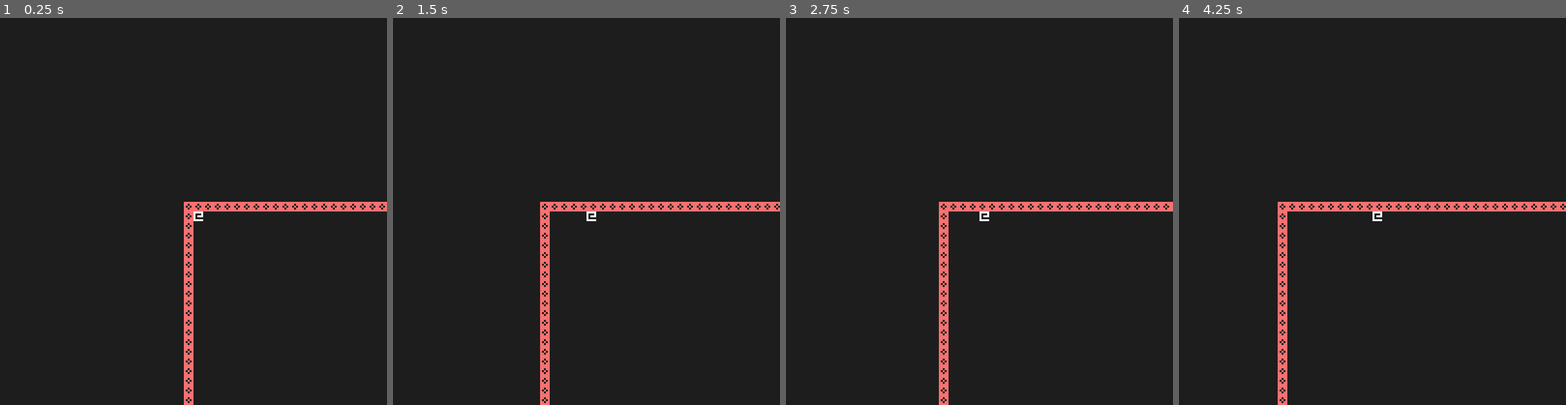
Above: before the commit, frames 1-4 (left to right).
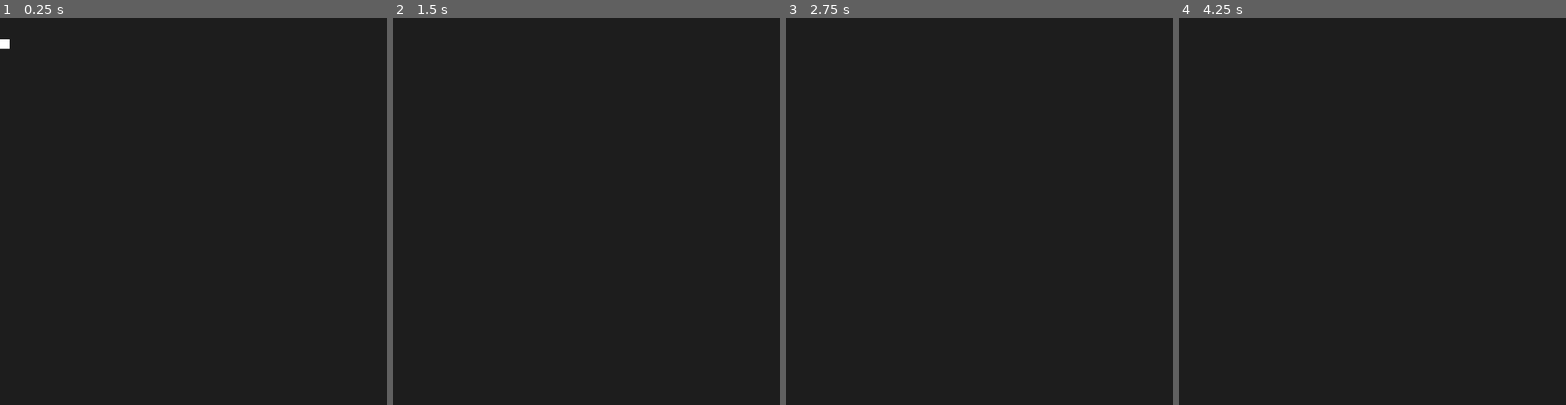
Above: after the commit, the same moments.

Repository: jsrco/croplike
Game: Godot game, scene res://scenes/platform/world.tscn
Two runs of this game, one before a commit and one after it. Both use one fixed random seed, a clock stepped at 60 frames per second and the inputs below. Before the commit the project starts from res://scenes/game/game.tscn.
Inputs:
- Up to frame 1 (0.25 s): no input
- Up to frame 2 (1.5 s): hold Keypad 8 (move_up) 0.53-1.28 s; hold Keypad 6 (move_right) from 0.53 s (still down); tap Keypad 8 (move_up) at 1.35 s
- Up to frame 3 (2.75 s): tap Keypad 8 (move_up) at 1.52, 1.82 s; release Keypad 6 (move_right) at 2.03 s; hold Keypad 4 (move_left) from 2.03 s (still down); hold Keypad 8 (move_up) from 2.03 s (still down)
- Up to frame 4 (4.25 s): release Keypad 4 (move_left) at 2.78 s; release Keypad 8 (move_up) at 2.78 s; hold Keypad 6 (move_right) from 2.78 s (still down); tap Keypad 8 (move_up) at 2.85, 3.02, 3.32 s; hold Keypad 8 (move_up) from 3.53 s (still down)

The runs differ from the first frame. In frame 1, 2.3% of the frame differs, in the area x 0-100%, y 5-100%; in frame 2, 2.4%; in frame 3, 2.4%; in frame 4, 2.7%, in the area x 25-100%, y 47-100%.

Commit message:
project setup

Diff:
--- a/src/scripts/godot/project.godot
+++ b/src/scripts/godot/project.godot
@@ -11,7 +11,7 @@
 [application]
 
 config/name="Orange"
-run/main_scene="res://scenes/game/game.tscn"
+run/main_scene="res://scenes/platform/world.tscn"
 config/features=PackedStringArray("4.2", "GL Compatibility")
 config/icon="res://assets/icon.svg"
 
--- a/src/scripts/godot/scenes/game/game.tscn
+++ /dev/null
@@ -1,22 +0,0 @@
-[gd_scene load_steps=5 format=3 uid="uid://bv472kwryxsm7"]
-
-[ext_resource type="Script" path="res://scenes/game/game.gd" id="1_8rubl"]
-[ext_resource type="Texture2D" uid="uid://c46axn0mmbhbu" path="res://assets/ff5x5-sheet.png" id="2_wnufh"]
-[ext_resource type="Script" path="res://scenes/game/entity.gd" id="3_y0snx"]
-
-[sub_resource type="AtlasTexture" id="AtlasTexture_rtki4"]
-atlas = ExtResource("2_wnufh")
-region = Rect2(273, 219, 15, 15)
-
-[node name="Game" type="Node2D"]
-script = ExtResource("1_8rubl")
-
-[node name="Entities" type="Node2D" parent="."]
-
-[node name="Player" type="Sprite2D" parent="."]
-position = Vector2(15, 15)
-texture = SubResource("AtlasTexture_rtki4")
-centered = false
-script = ExtResource("3_y0snx")
-
-[node name="Camera2D" type="Camera2D" parent="Player"]
--- /dev/null
+++ b/src/scripts/godot/scenes/platform/player.gd
@@ -0,0 +1,26 @@
+extends CharacterBody2D
+
+
+const SPEED = 300.0
+const JUMP_VELOCITY = -400.0
+
+# Get the gravity from the project settings to be synced with RigidBody nodes.
+var gravity = ProjectSettings.get_setting("physics/2d/default_gravity")
+
+
+func _physics_process(delta):
+	# Add the gravity.
+	if not is_on_floor():
+		velocity.y += gravity * delta
+	# Handle jump.
+	if Input.is_action_just_pressed("move_up") and is_on_floor():
+		velocity.y = JUMP_VELOCITY
+	# Get the input direction and handle the movement/deceleration.
+	# As good practice, you should replace UI actions with custom gameplay actions.
+	var direction = Input.get_axis("move_left", "move_right")
+	if direction:
+		velocity.x = direction * SPEED
+	else:
+		velocity.x = move_toward(velocity.x, 0, SPEED)
+
+	move_and_slide()
--- /dev/null
+++ b/src/scripts/godot/scenes/platform/player.tscn
@@ -0,0 +1,22 @@
+[gd_scene load_steps=5 format=3 uid="uid://e7csmakoagk0"]
+
+[ext_resource type="Script" path="res://scenes/platform/player.gd" id="1_7fmw4"]
+[ext_resource type="Texture2D" uid="uid://c46axn0mmbhbu" path="res://assets/ff5x5-sheet.png" id="1_7kxnc"]
+
+[sub_resource type="AtlasTexture" id="AtlasTexture_3b1rl"]
+atlas = ExtResource("1_7kxnc")
+region = Rect2(21, 129, 15, 15)
+
+[sub_resource type="RectangleShape2D" id="RectangleShape2D_fj63s"]
+size = Vector2(15, 15)
+
+[node name="Player" type="CharacterBody2D"]
+script = ExtResource("1_7fmw4")
+
+[node name="Sprite2D" type="Sprite2D" parent="."]
+texture = SubResource("AtlasTexture_3b1rl")
+centered = false
+
+[node name="CollisionShape2D" type="CollisionShape2D" parent="."]
+position = Vector2(7.5, 7.5)
+shape = SubResource("RectangleShape2D_fj63s")
--- /dev/null
+++ b/src/scripts/godot/scenes/platform/world.tscn
@@ -0,0 +1,7 @@
+[gd_scene load_steps=2 format=3 uid="uid://bt5egjfv50bre"]
+
+[ext_resource type="PackedScene" uid="uid://e7csmakoagk0" path="res://scenes/platform/player.tscn" id="1_kqkck"]
+
+[node name="World" type="Node2D"]
+
+[node name="Player" parent="." instance=ExtResource("1_kqkck")]
--- a/src/scripts/godot/scenes/game/game.gd
+++ b/src/scripts/godot/scenes/top-down/game.gd
@@ -1,6 +1,6 @@
 extends Node2D
 
-var wall_scene = preload("res://scenes/game/wall.tscn")
+var wall_scene = preload("res://scenes/top-down/wall.tscn")
 
 
 # Called when the node enters the scene tree for the first time.
--- /dev/null
+++ b/src/scripts/godot/scenes/top-down/game.tscn
@@ -0,0 +1,22 @@
+[gd_scene load_steps=5 format=3 uid="uid://bv472kwryxsm7"]
+
+[ext_resource type="Script" path="res://scenes/top-down/game.gd" id="1_8rubl"]
+[ext_resource type="Texture2D" uid="uid://c46axn0mmbhbu" path="res://assets/ff5x5-sheet.png" id="2_wnufh"]
+[ext_resource type="Script" path="res://scenes/top-down/entity.gd" id="3_y0snx"]
+
+[sub_resource type="AtlasTexture" id="AtlasTexture_rtki4"]
+atlas = ExtResource("2_wnufh")
+region = Rect2(273, 219, 15, 15)
+
+[node name="Game" type="Node2D"]
+script = ExtResource("1_8rubl")
+
+[node name="Entities" type="Node2D" parent="."]
+
+[node name="Player" type="Sprite2D" parent="."]
+position = Vector2(15, 15)
+texture = SubResource("AtlasTexture_rtki4")
+centered = false
+script = ExtResource("3_y0snx")
+
+[node name="Camera2D" type="Camera2D" parent="Player"]
Renamed: src/scripts/godot/scenes/game/entity.gd -> src/scripts/godot/scenes/top-down/entity.gd
Not shown: 1 places in src/scripts/godot/scenes/top-down/wall.tscn that only renumber resources
Not shown, added: src/scripts/godot/scenes/top-down/gam2017.tmp
Not shown, added: src/scripts/godot/scenes/top-down/gam47D2.tmp
